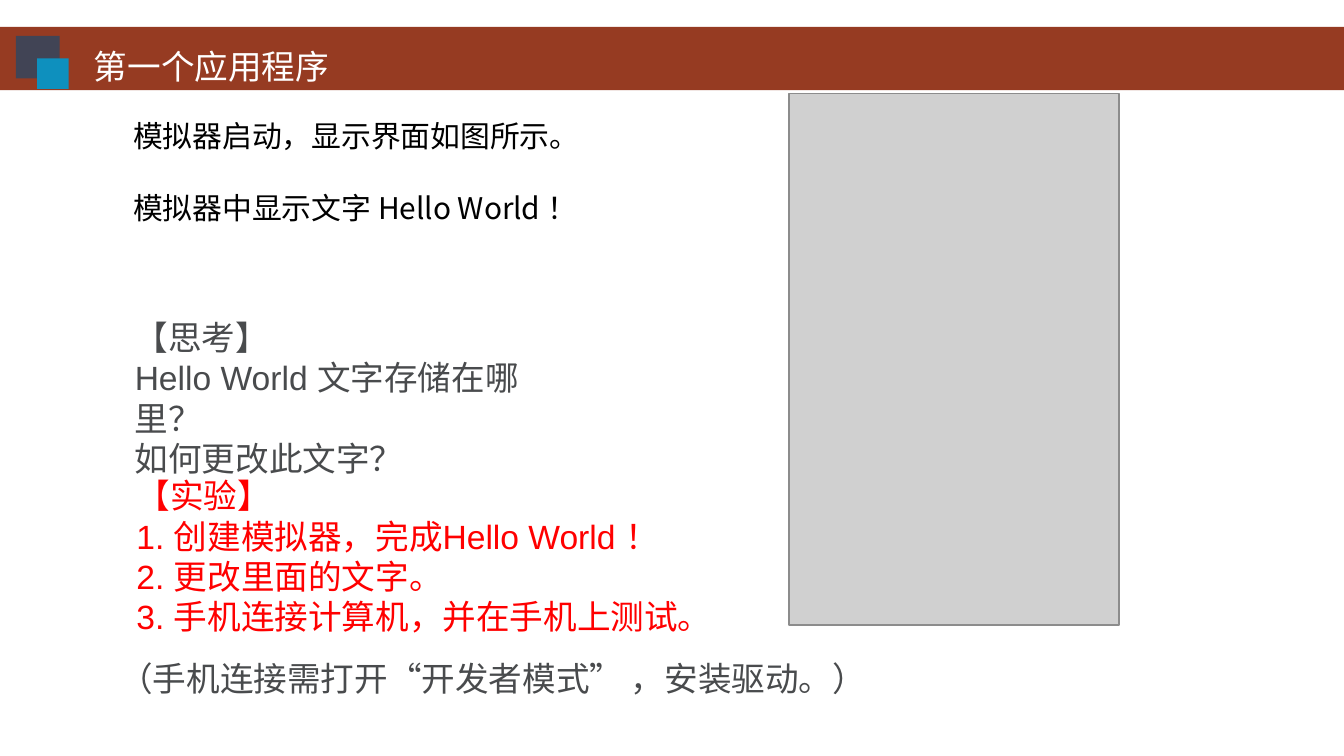
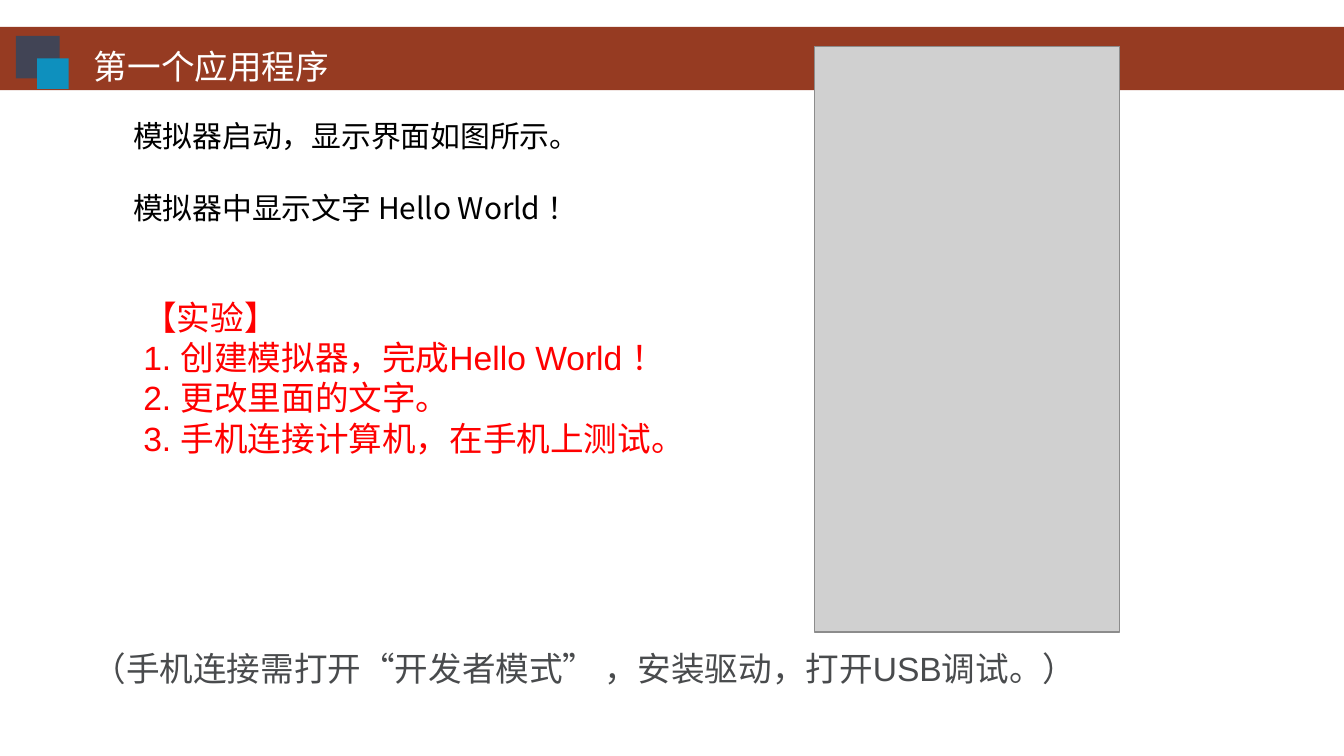
Before and after one commit to HBU/Android-PPT, a slide deck: slide 9 of 02.0 -- 首个程序 -- 第02章.ppt (slide 11 before the commit). Drawn at 1344x756 pixels with LibreOffice and Linux fonts; fonts in the diff are those of the drawing; grey boxes stand for pictures; background and template pictures are left out. Boxes give left, top, right and bottom in pixels: in the first picture for what was removed or moved away, otherwise in the second. Text is boxed around its words. In the diff, an @@ line names an element or a change of style, - is before the commit and + after.

```diff
--- a/02.0 -- 首个程序 -- 第02章.ppt
+++ b/02.0 -- 首个程序 -- 第02章.ppt
@@ picture: place and size @@
-picture at (789, 94, 1118, 626)
+picture at (814, 47, 1120, 633)
@@ text "【实验】": place and size @@
-text "【实验】" at (136, 479, 712, 633)
+text "【实验】" at (143, 301, 685, 455)
@@ text removed at (135, 321, 519, 481) @@
-【思考】
-Hello World 文字存储在哪里？
-如何更改此文字？
@@ text at (143, 422, 685, 455): text changed @@
-3. 手机连接计算机，并在手机上测试。
+3. 手机连接计算机，在手机上测试。
@@ text at (92, 652, 1076, 685): text changed @@
-（手机连接需打开“开发者模式” ，安装驱动。）
+（手机连接需打开“开发者模式” ，安装驱动，打开USB调试。）
```
Also in this commit, not shown: 9 other slides changed, 1 slide added, 5 slides removed.
